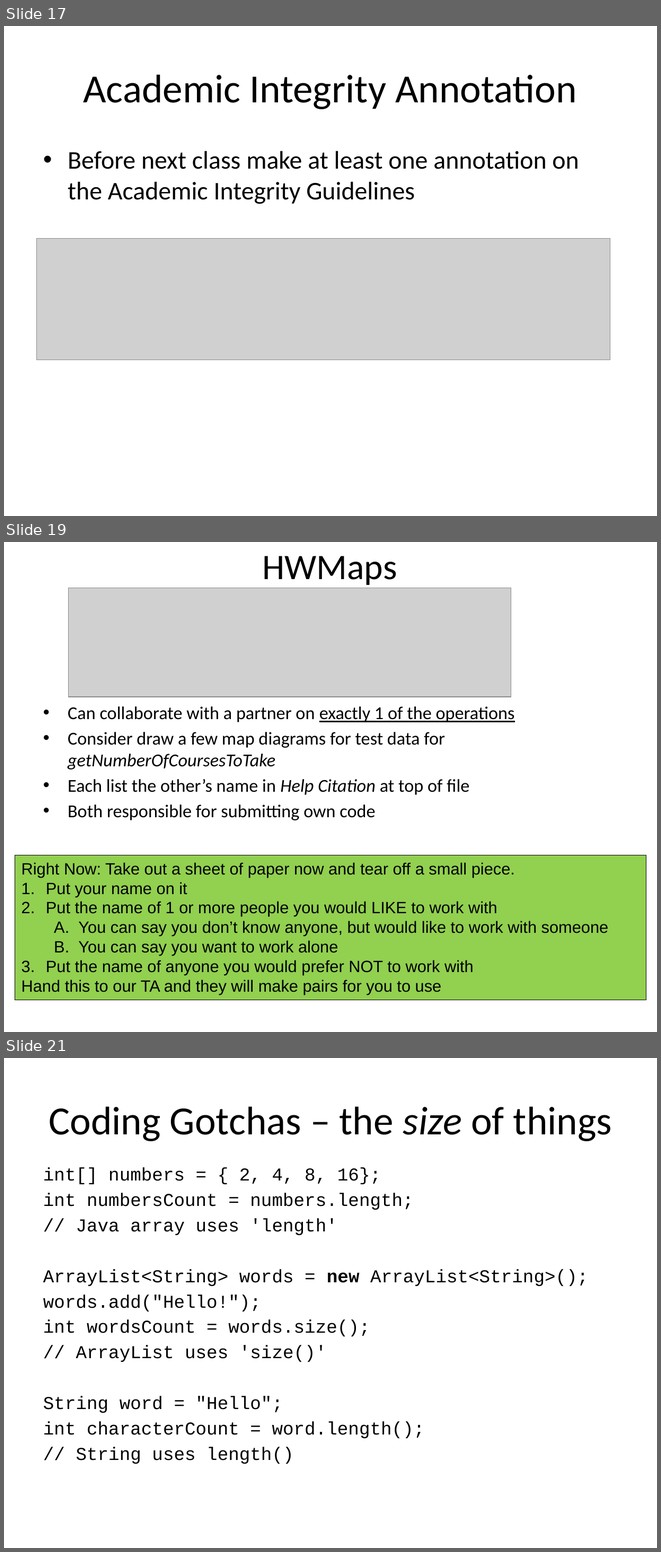
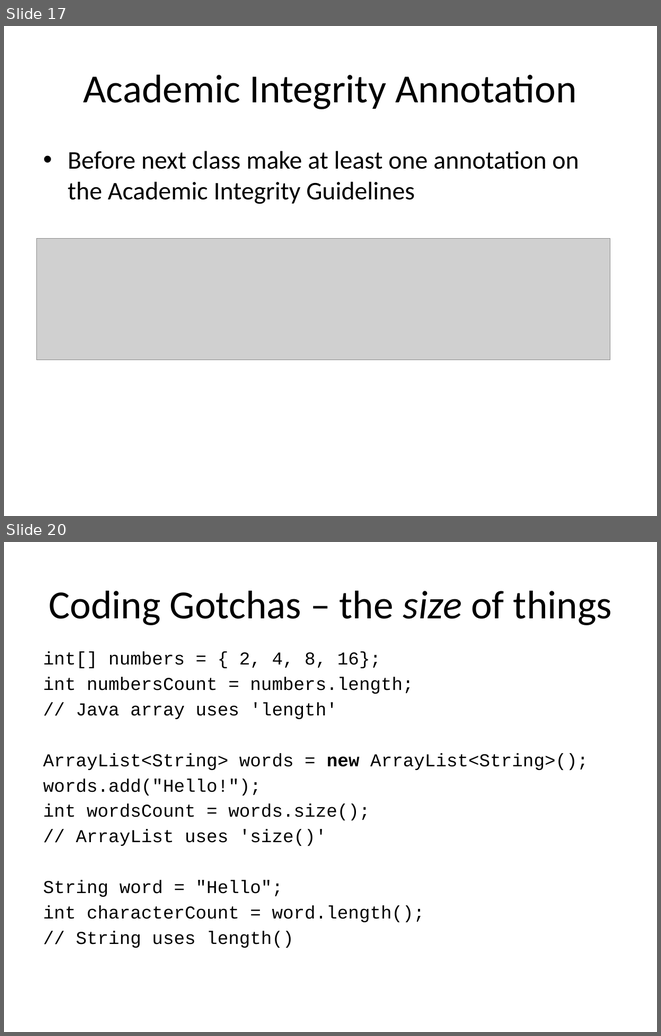
Before and after one commit to RHIT-CSSE/csse220, a slide deck: ClassMaterials/UsingObjectsAndAPIs/Slides/Part1-Help-and-Academic-Integrity.pptx. Shown one above the other, each under a label of ours: slides 17, 19 and 21 before the commit, slides 17 and 20 after it; the slides between them are not shown. The pictures are 661x1552 and 661x1036 pixels, drawn with LibreOffice and Linux fonts; fonts in the diff are those of the drawing; grey boxes stand for pictures. Boxes give left, top, right and bottom in pixels: in the first picture for what was removed or moved away, otherwise in the second. Text is boxed around its words. In the diff, an @@ line names an element or a change of style, - is before the commit and + after.

```diff
--- a/ClassMaterials/UsingObjectsAndAPIs/Slides/Part1-Help-and-Academic-Integrity.pptx
+++ b/ClassMaterials/UsingObjectsAndAPIs/Slides/Part1-Help-and-Academic-Integrity.pptx
@@ slide 19 removed at box(4, 542, 657, 1032), background #FFFFFF @@
@@ title removed at box(262, 556, 397, 588) @@
-HWMaps
@@ picture removed at box(69, 588, 511, 697) @@
@@ text removed at box(68, 706, 515, 820) @@
-• Can collaborate with a partner on exactly 1 of the operations
-• Consider draw a few map diagrams for test data for getNumberOfCoursesToTake
-• Each list the other’s name in Help Citation at top of file
-• Both responsible for submitting own code
@@ rectangle removed at box(15, 855, 646, 1000) @@
-Right Now: Take out a sheet of paper now and tear off a small piece.
-1. Put your name on it
-2. Put the name of 1 or more people you would LIKE to work with
-  A. You can say you don’t know anyone, but would like to work with someone
-  B. You can say you want to work alone
-3. Put the name of anyone you would prefer NOT to work with
-Hand this to our TA and they will make pairs for you to use
@@ what was slide 21 is now slide 20 @@
```
Also in this commit, not shown: 5 slides changed, 1 other slide removed, 12 other files.
